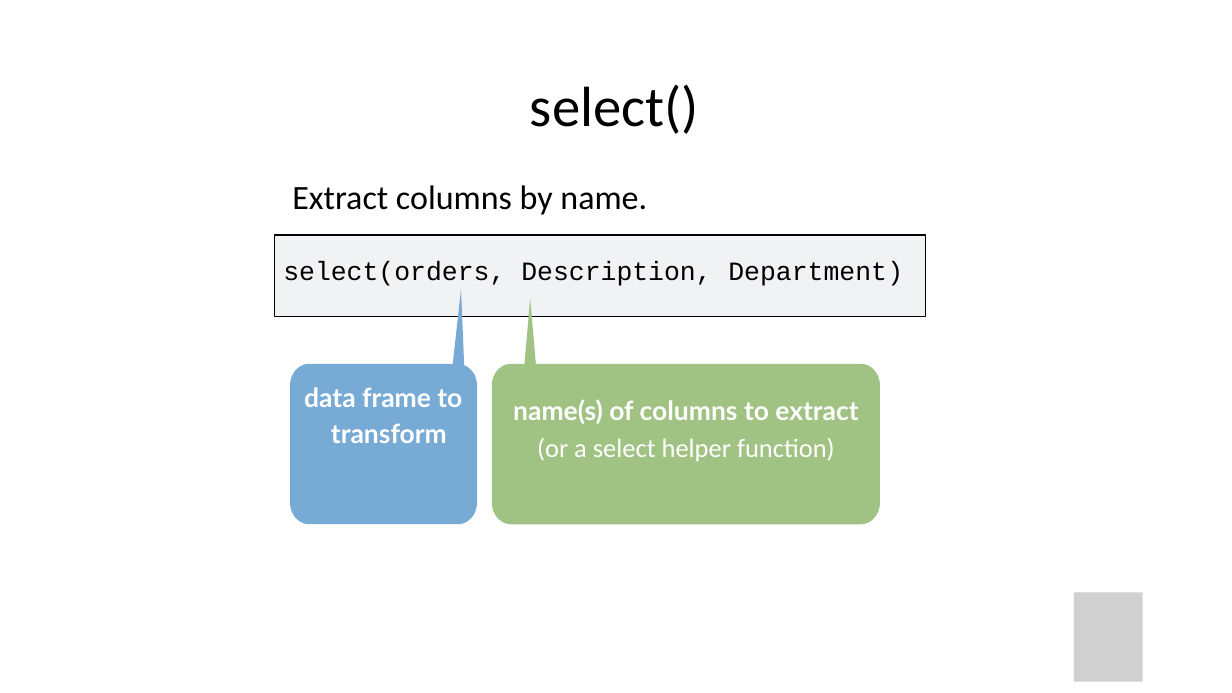
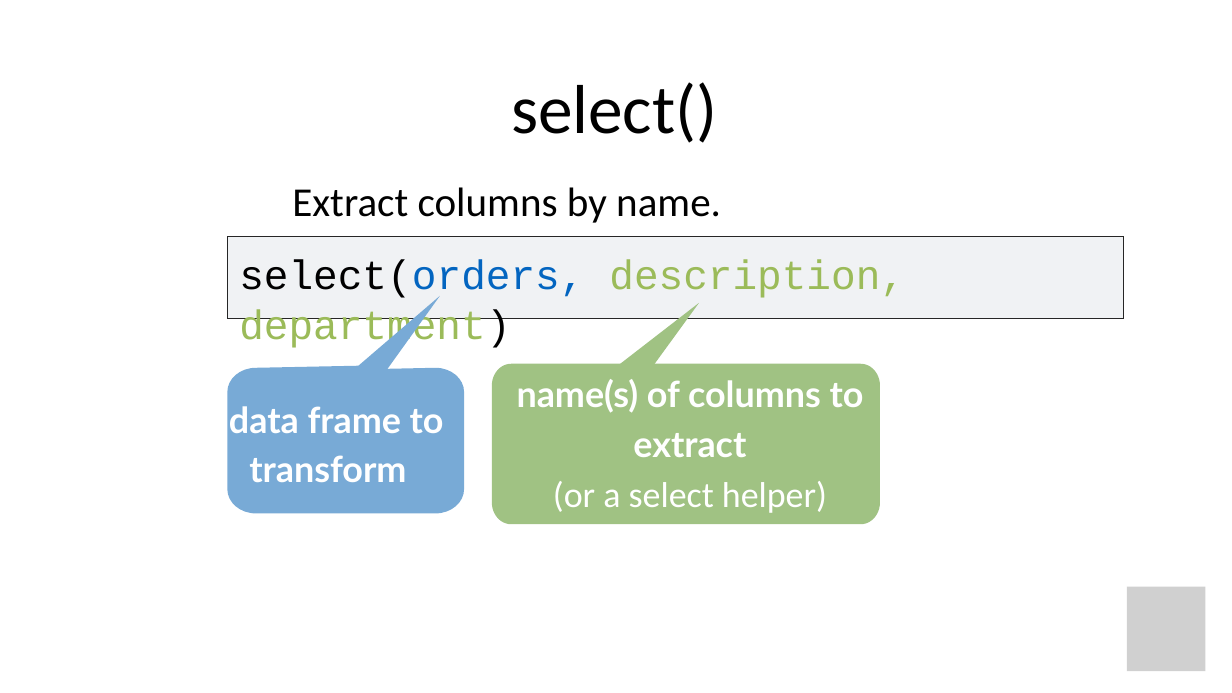
Before and after one commit to amromeo/api_r2020, a slide deck: slide 15 of 03 - Transform.pptx. Drawn at 1232x693 pixels with LibreOffice and Linux fonts; fonts in the diff are those of the drawing; grey boxes stand for pictures. Boxes give left, top, right and bottom in pixels: in the first picture for what was removed or moved away, otherwise in the second. Text is boxed around its words. In the diff, an @@ line names an element or a change of style, - is before the commit and + after.

Commit message:
select changes

```diff
--- a/03 - Transform.pptx
+++ b/03 - Transform.pptx
@@ title "select()" moved from (x1=530, y1=84, x2=699, y2=134) to (x1=511, y1=82, x2=717, y2=143) @@
@@ title "select()" at (x1=511, y1=82, x2=717, y2=143): size 44.2 to 54 pt @@
@@ text "Extract columns by name." at (x1=292, y1=187, x2=721, y2=223): size 26.5 to 32 pt @@
@@ freeform shape added at (x1=227, y1=237, x2=1124, y2=318), fill #F0F2F4, outline #262626 0.75 pt @@
@@ text "select(orders, description, department)" moved from (x1=274, y1=235, x2=926, y2=316) to (x1=239, y1=260, x2=905, y2=350) @@
@@ text "select(orders, description, department)" at (x1=239, y1=260, x2=905, y2=350): fill #F0F2F4 to none; outline #000000 0.82 pt to none @@
@@ text at (x1=239, y1=260, x2=905, y2=350): text changed; size 20.6 to 32 pt; text colour #000000 to #9BBB59 @@
-select(orders, Description, Department)
+select(orders, description, department)
@@ freeform shape resized from (x1=290, y1=289, x2=477, y2=525) to (x1=227, y1=296, x2=464, y2=514) @@
@@ freeform shape moved from (x1=492, y1=299, x2=880, y2=524) to (x1=492, y1=303, x2=880, y2=525) @@
@@ text "name(s) of columns to extract" moved from (x1=513, y1=399, x2=858, y2=461) to (x1=517, y1=379, x2=864, y2=513) @@
@@ text at (x1=517, y1=379, x2=864, y2=457): size 20.6 to 28 pt in "name(s) of columns to extract" @@
@@ text added at (x1=229, y1=406, x2=444, y2=482), 28 pt, text #FFFFFF, bold @@
+data frame to transform
@@ text at (x1=553, y1=481, x2=827, y2=513): text changed; size 20.6 to 28 pt @@
-(or a select helper function)
+(or a select helper) function)
@@ picture resized from (x1=1074, y1=592, x2=1142, y2=682) to (x1=1128, y1=587, x2=1206, y2=671) @@
```
Also in this commit, not shown: 24 other slides changed, 1 slide added, 1 other file.
